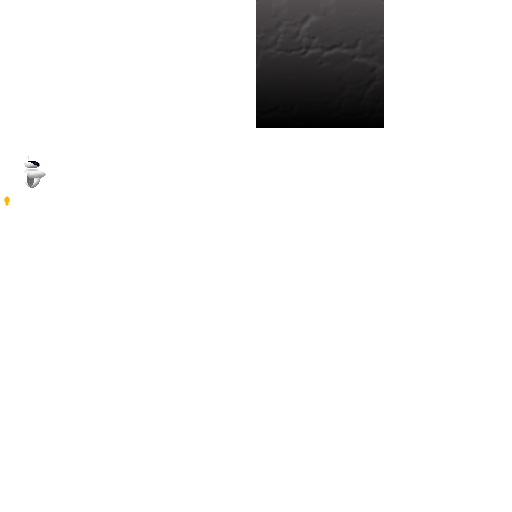
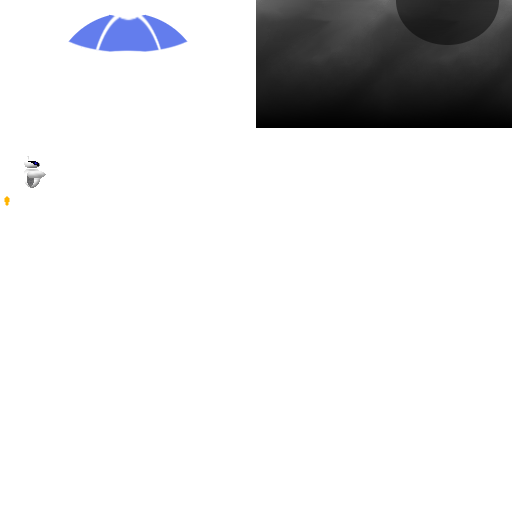
Revision of a layered 512x512 image; what changed, layer by layer:
painted on "Background" over [68,0,512,128]
added layer "transparency" over [68,14,188,53]
